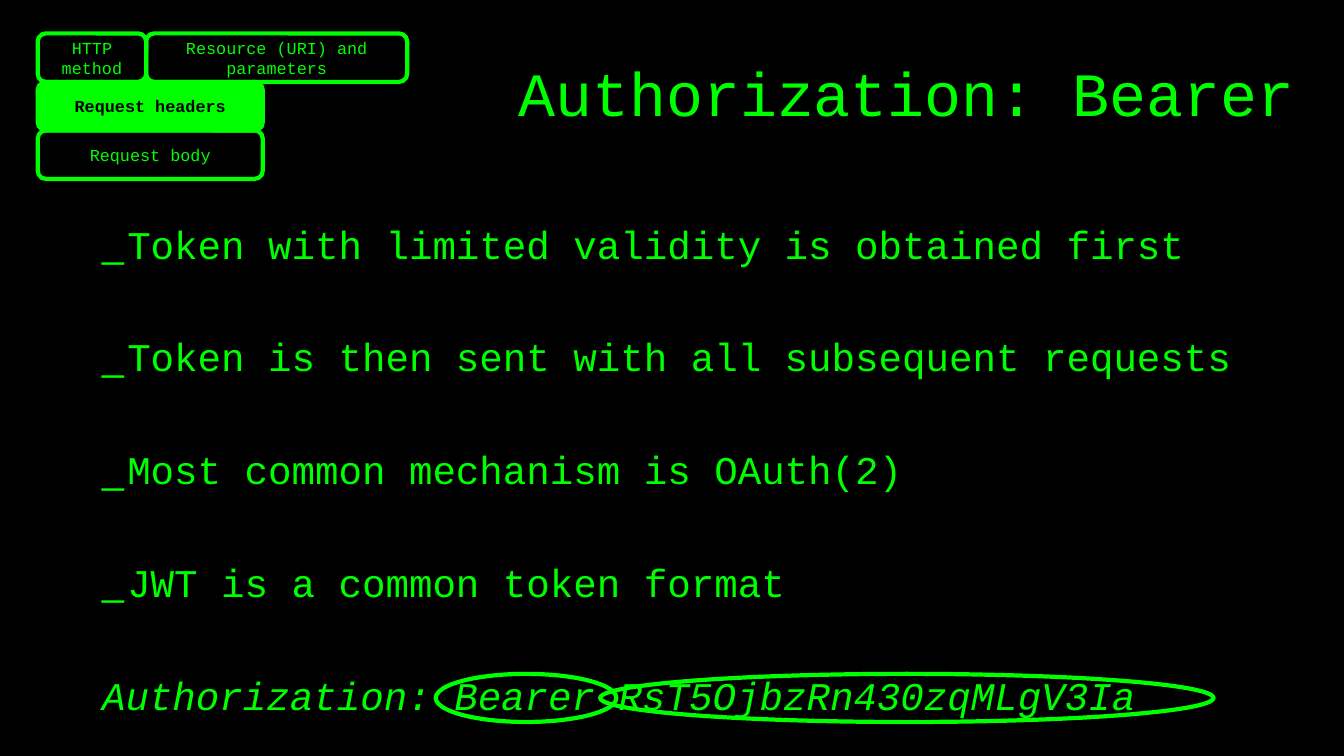
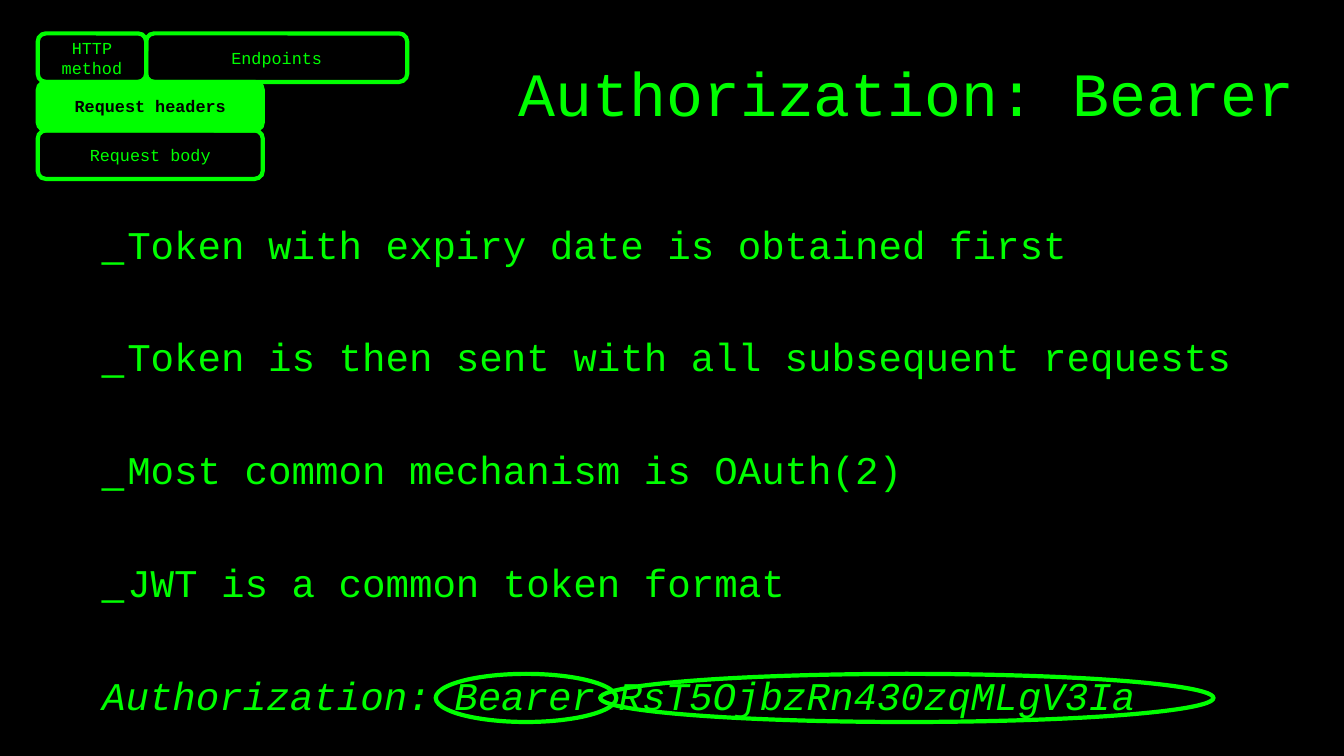
Before and after one commit to basdijkstra/rest-assured-net-workshop, a slide deck: slide 10 of RestAssuredNetWorkshop.pptx (slide 12 before the commit). Drawn at 1344x756 pixels with LibreOffice and Linux fonts; fonts in the diff are those of the drawing. Boxes give left, top, right and bottom in pixels: in the first picture for what was removed or moved away, otherwise in the second. Text is boxed around its words. In the diff, an @@ line names an element or a change of style, - is before the commit and + after.

```diff
--- a/RestAssuredNetWorkshop.pptx
+++ b/RestAssuredNetWorkshop.pptx
@@ text in rounded rectangle at [231,52,322,68]: text changed @@
-Resource (URI) and parameters
+Endpoints
@@ text at [127,231,1066,267]: text changed @@
-_ Token with limited validity is obtained first
+_ Token with expiry date is obtained first
```
Also in this commit, not shown: 17 other slides changed, 12 slides added, 6 slides removed, 2 other files.
